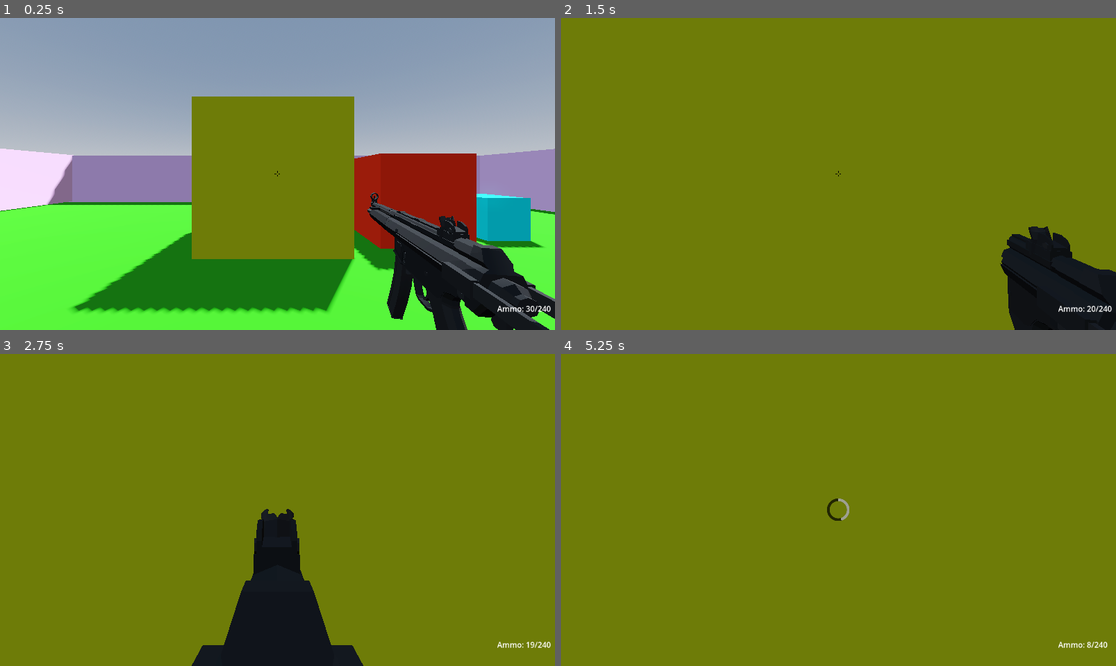
Above: before the commit, frames 1-4 (two rows, left to right).
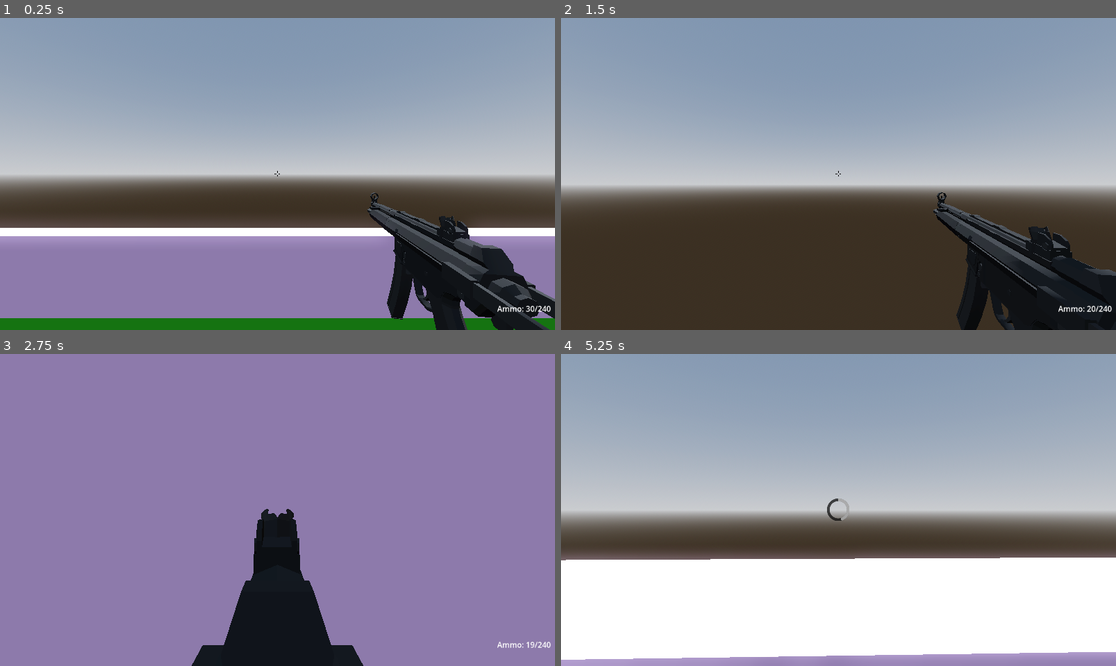
Above: after the commit, the same moments.

Repository: QuentinTes/3DShooter_Godot
Game: Godot game, scene res://world.tscn
Same seed, same stepped clock (60 frames per second), same inputs: the game is played once before the commit and once after it.
Inputs (mouse positions are in pixels of both pictures, inside the frame that each line leads up to):
- Up to frame 1 (0.25 s): no input
- Up to frame 2 (1.5 s): tap Enter at 0.5 s; move the mouse to (866, 174) at 0.52 s; press the mouse at (866, 174) at 0.53 s; hold W (forward) from 0.53 s (still down); tap Space (jump) at 0.77 s; move the mouse to (810, 174) at 1.27 s; release the mouse at (810, 174) at 1.28 s; click (810, 174) at 1.35 s
- Up to frame 3 (2.75 s): keep holding W (forward); tap Space (jump) at 1.52 s; move the mouse to (288, 503) at 2.02 s; hold Right mouse button (right_click) from 2.03 s (still down); click (288, 503) at 2.3 s
- Up to frame 4 (5.25 s): keep holding W (forward); move the mouse to (832, 516) at 2.77 s; release Right mouse button (right_click) at 2.78 s; tap Shift (sprint) at 2.85 s; tap Space (jump) at 3.02, 3.77, 4.52 s; click (832, 516) at 3.05 s; move the mouse to (877, 513) at 3.52 s; press the mouse at (877, 513) at 3.53 s; tap R (reload) at 4.15 s; move the mouse to (794, 506) at 4.27 s; release the mouse at (794, 506) at 4.28 s; click (794, 506) at 4.35 s; move the mouse to (844, 510) at 5.02 s; hold Right mouse button (right_click) from 5.03 s (still down)

The runs differ from the first frame. In frame 1, 55% of the frame differs, in the area x 0-100%, y 25-100%; in frame 2, 95%; in frame 3, 93%; in frame 4, 100%, in the area x 0-100%, y 0-100%.

Commit message:
Feature: Enemies piling on top of each other
Now the enemies climb on top of each other in order to overcome obstacles

Diff:
--- a/Entities/Enemy/enemy.gd
+++ b/Entities/Enemy/enemy.gd
@@ -1,10 +1,15 @@
 extends CharacterBody3D
 
 @export var speed: float
+@export var climb_speed: float = 5
 
 var enemy_pos: Vector3
 var player_pos: Vector3
 var player: Player
+
+@onready var ray: RayCast3D = $RayCast3D
+@onready var ray_cast_3d_2: RayCast3D = $RayCast3D2
+@onready var ray_cast_3d_3: RayCast3D = $RayCast3D3
 
 func _ready() -> void:
 	player = get_tree().get_first_node_in_group("Player")
@@ -25,4 +30,25 @@
 	if !is_on_floor():
 		velocity.y -= 9.81
 
+	look_at(enemy_pos + dir, Vector3.UP)
+
+	ray.force_raycast_update()
+	ray_cast_3d_2.force_raycast_update()
+	ray_cast_3d_3.force_raycast_update()
+
+	if ray.is_colliding():
+		var body: Node3D = ray.get_collider()
+		if body.is_in_group("Enemy"):
+			velocity.y = climb_speed
+
+	if ray_cast_3d_2.is_colliding():
+		var body: Node3D = ray_cast_3d_2.get_collider()
+		if body.is_in_group("Enemy"):
+			velocity.y = climb_speed
+	if ray_cast_3d_3.is_colliding():
+		var body: Node3D = ray_cast_3d_3.get_collider()
+		print(body)
+		if body.is_in_group("Enemy"):
+			velocity.y = climb_speed
+
 	move_and_slide()
--- a/Entities/Enemy/enemy.tscn
+++ b/Entities/Enemy/enemy.tscn
@@ -71,3 +71,19 @@
 libraries = {
 &"": SubResource("AnimationLibrary_eqilm")
 }
+
+[node name="CSGBox3D" type="CSGBox3D" parent="."]
+transform = Transform3D(0.035, 0, 0, 0, 0.035, 0, 0, 0, 0.035, 0, 0.45052946, -0.5885606)
+size = Vector3(1, 1, 8.862915)
+
+[node name="RayCast3D" type="RayCast3D" parent="."]
+transform = Transform3D(1, 0, 0, 0, -4.371139e-08, -1, 0, 1, -4.371139e-08, 0, -0.8084309, 0)
+target_position = Vector3(0, -0.66, 0)
+
+[node name="RayCast3D2" type="RayCast3D" parent="."]
+transform = Transform3D(1, 0, 0, 0, -4.371139e-08, -1, 0, 1, -4.371139e-08, 0, -0.8084309, 0)
+target_position = Vector3(0, -0.66, 0)
+
+[node name="RayCast3D3" type="RayCast3D" parent="."]
+transform = Transform3D(1, 0, 0, 0, -4.371139e-08, -1, 0, 1, -4.371139e-08, 0, -0.8084309, 0)
+target_position = Vector3(0, -0.66, 0)
--- a/Entities/Weapons/gun_script.gd
+++ b/Entities/Weapons/gun_script.gd
@@ -88,8 +88,6 @@
 		weapon_stats.total_ammo = 0
 	ui.update_ammo_label(weapon_stats.current_ammo, weapon_stats.total_ammo)
 	reloading = false
-	print(weapon_start_rotation.z)
-	print(weapon_stats.base_rotation.z)
 
 func _physics_process(_delta: float) -> void:
 	if !reloading:
@@ -109,7 +107,7 @@
 		_camera.fov = lerp(_camera.fov, 75.0, .1)
 
 func fire_raycast() -> void:
-	if weapon_stats.current_ammo > 0:
+	if weapon_stats.current_ammo > 0 && !reloading:
 		shoot_gun()
 		weapon_fired.emit()
 
--- a/world.tscn
+++ b/world.tscn
@@ -7,6 +7,7 @@
 [ext_resource type="Texture2D" uid="uid://rl25e0ve45vi" path="res://ui/Reload/Subtract (1).png" id="3_pkg7o"]
 [ext_resource type="Script" uid="uid://c6i2aoh5xclgg" path="res://spawn_points.gd" id="4_aqk2v"]
 [ext_resource type="Texture2D" uid="uid://dy4hu76uap6o1" path="res://ui/Reload/white.png" id="4_gbfbk"]
+[ext_resource type="PackedScene" uid="uid://c8env8p0ublui" path="res://Entities/Enemy/enemy.tscn" id="8_gbfbk"]
 
 [sub_resource type="ProceduralSkyMaterial" id="ProceduralSkyMaterial_f3sb7"]
 sky_horizon_color = Color(0.66224277, 0.6717428, 0.6867428, 1)
@@ -36,9 +37,6 @@
 
 [sub_resource type="StandardMaterial3D" id="StandardMaterial3D_aqk2v"]
 albedo_color = Color(0.963016, 0.19153264, 7.70092e-07, 1)
-
-[sub_resource type="StandardMaterial3D" id="StandardMaterial3D_036b0"]
-albedo_color = Color(0, 0.9833336, 1, 1)
 
 [sub_resource type="StandardMaterial3D" id="StandardMaterial3D_dwbse"]
 albedo_color = Color(0.9498717, 0.7790154, 1, 1)
@@ -131,16 +129,41 @@
 size = Vector3(3, 3, 3)
 material = SubResource("StandardMaterial3D_tlwt5")
 
+[node name="CSGBox3D3" type="CSGBox3D" parent="Environtment"]
+transform = Transform3D(1, 0, 0, 0, 1, 0, 0, 0, 1, 1, 2, 0.74703455)
+use_collision = true
+size = Vector3(3, 3, 3)
+material = SubResource("StandardMaterial3D_tlwt5")
+
+[node name="CSGBox3D4" type="CSGBox3D" parent="Environtment"]
+transform = Transform3D(1, 0, 0, 0, 1, 0, 0, 0, 1, -6, 2, -5.2529655)
+use_collision = true
+size = Vector3(3, 3, 3)
+material = SubResource("StandardMaterial3D_tlwt5")
+
 [node name="CSGBox3D2" type="CSGBox3D" parent="Environtment"]
-transform = Transform3D(1, 0, 0, 0, 1, 0, 0, 0, 1, 3.2430649, 1.5, -5.2529655)
+transform = Transform3D(1, 0, 0, 0, 1, 0, 0, 0, 1, 5.243065, 1.5, -5.2529655)
 use_collision = true
 size = Vector3(2, 2, 2)
 material = SubResource("StandardMaterial3D_aqk2v")
 
-[node name="CSGBox3D3" type="CSGBox3D" parent="Environtment"]
-transform = Transform3D(1, 0, 0, 0, 1, 0, 0, 0, 1, 5.5, 1, -5.2529655)
-use_collision = true
-material = SubResource("StandardMaterial3D_036b0")
+[node name="CSGBox3D5" type="CSGBox3D" parent="Environtment"]
+transform = Transform3D(1, 0, 0, 0, 1, 0, 0, 0, 1, -6.756935, 1.5, 0.74703455)
+use_collision = true
+size = Vector3(2, 2, 2)
+material = SubResource("StandardMaterial3D_aqk2v")
+
+[node name="CSGBox3D6" type="CSGBox3D" parent="Environtment"]
+transform = Transform3D(1, 0, 0, 0, 1, 0, 0, 0, 1, 8.243065, 1.5, 0.74703455)
+use_collision = true
+size = Vector3(2, 2, 2)
+material = SubResource("StandardMaterial3D_aqk2v")
+
+[node name="CSGBox3D7" type="CSGBox3D" parent="Environtment"]
+transform = Transform3D(1, 0, 0, 0, 1, 0, 0, 0, 1, 9.243065, 1.5, -5.2529655)
+use_collision = true
+size = Vector3(2, 2, 2)
+material = SubResource("StandardMaterial3D_aqk2v")
 
 [node name="Walls" type="Node3D" parent="Environtment"]
 transform = Transform3D(1, 0, 0, 0, 1, 0, 0, 0, 1, 12.435413, 0.49999976, 0.015592337)
@@ -172,8 +195,16 @@
 [node name="AmmoBox" parent="Environtment" instance=ExtResource("3_036b0")]
 transform = Transform3D(1, 0, 0, 0, 1, 0, 0, 0, 1, 1.2712591, 0.59848213, 0)
 
+[node name="CSGBox3D8" type="CSGBox3D" parent="Environtment"]
+transform = Transform3D(1, 0, 0, 0, 1, 0, 0, 0, 1, -3, 1, 0.9608817)
+use_collision = true
+
+[node name="CSGBox3D9" type="CSGBox3D" parent="Environtment"]
+transform = Transform3D(1, 0, 0, 0, 1, 0, 0, 0, 1, -9.861021, 1, -2.8966165)
+use_collision = true
+
 [node name="Player" parent="." instance=ExtResource("1_f3sb7")]
-transform = Transform3D(1, 0, 0, 0, 1, 0, 0, 0, 1, 0, 1.554738, 0)
+transform = Transform3D(1, 0, 0, 0, 1, 0, 0, 0, 1, 0.25332165, 4.554738, -5.0319166)
 
 [node name="Bullets" type="Node3D" parent="."]
 
@@ -195,8 +226,97 @@
 
 [node name="Timer" type="Timer" parent="SpawnPoints"]
 wait_time = 3.0
-autostart = true
 
 [node name="Enemies" type="Node3D" parent="."]
 
+[node name="Enemy" parent="Enemies" instance=ExtResource("8_gbfbk")]
+transform = Transform3D(1, 0, 0, 0, 1, 0, 0, 0, 1, 0, 1.543762, 7.265205)
+
+[node name="Enemy2" parent="Enemies" instance=ExtResource("8_gbfbk")]
+transform = Transform3D(1, 0, 0, 0, 1, 0, 0, 0, 1, 0, 1.543762, 8.959362)
+
+[node name="Enemy3" parent="Enemies" instance=ExtResource("8_gbfbk")]
+transform = Transform3D(1, 0, 0, 0, 1, 0, 0, 0, 1, 0, 1.543762, 10.479838)
+
+[node name="Enemy4" parent="Enemies" instance=ExtResource("8_gbfbk")]
+transform = Transform3D(1, 0, 0, 0, 1, 0, 0, 0, 1, -1.5365906, 1.543762, 7.265205)
+
+[node name="Enemy5" parent="Enemies" instance=ExtResource("8_gbfbk")]
+transform = Transform3D(1, 0, 0, 0, 1, 0, 0, 0, 1, -1.5365906, 1.543762, 8.959362)
+
+[node name="Enemy6" parent="Enemies" instance=ExtResource("8_gbfbk")]
+transform = Transform3D(1, 0, 0, 0, 1, 0, 0, 0, 1, -1.5365906, 1.543762, 10.479838)
+
+[node name="Enemy7" parent="Enemies" instance=ExtResource("8_gbfbk")]
+transform = Transform3D(1, 0, 0, 0, 1, 0, 0, 0, 1, -3.0642796, 1.543762, 7.265205)
+
+[node name="Enemy8" parent="Enemies" instance=ExtResource("8_gbfbk")]
+transform = Transform3D(1, 0, 0, 0, 1, 0, 0, 0, 1, -3.0642796, 1.543762, 8.959362)
+
+[node name="Enemy9" parent="Enemies" instance=ExtResource("8_gbfbk")]
+transform = Transform3D(1, 0, 0, 0, 1, 0, 0, 0, 1, -3.0642796, 1.543762, 10.479838)
+
+[node name="Enemy10" parent="Enemies" instance=ExtResource("8_gbfbk")]
+transform = Transform3D(1, 0, 0, 0, 1, 0, 0, 0, 1, -4.5062265, 1.543762, 7.265205)
+
+[node name="Enemy11" parent="Enemies" instance=ExtResource("8_gbfbk")]
+transform = Transform3D(1, 0, 0, 0, 1, 0, 0, 0, 1, -4.5062265, 1.543762, 8.959362)
+
+[node name="Enemy12" parent="Enemies" instance=ExtResource("8_gbfbk")]
+transform = Transform3D(1, 0, 0, 0, 1, 0, 0, 0, 1, -4.5062265, 1.543762, 10.479838)
+
+[node name="Enemy13" parent="Enemies" instance=ExtResource("8_gbfbk")]
+transform = Transform3D(1, 0, 0, 0, 1, 0, 0, 0, 1, -5.9044976, 1.543762, 7.265205)
+
+[node name="Enemy14" parent="Enemies" instance=ExtResource("8_gbfbk")]
+transform = Transform3D(1, 0, 0, 0, 1, 0, 0, 0, 1, -5.9044976, 1.543762, 8.959362)
+
+[node name="Enemy15" parent="Enemies" instance=ExtResource("8_gbfbk")]
+transform = Transform3D(1, 0, 0, 0, 1, 0, 0, 0, 1, -5.9044976, 1.543762, 10.479838)
+
+[node name="Enemy16" parent="Enemies" instance=ExtResource("8_gbfbk")]
+transform = Transform3D(1, 0, 0, 0, 1, 0, 0, 0, 1, 7.6109066, 1.543762, 7.265205)
+
+[node name="Enemy17" parent="Enemies" instance=ExtResource("8_gbfbk")]
+transform = Transform3D(1, 0, 0, 0, 1, 0, 0, 0, 1, 7.6109066, 1.543762, 8.959362)
+
+[node name="Enemy18" parent="Enemies" instance=ExtResource("8_gbfbk")]
+transform = Transform3D(1, 0, 0, 0, 1, 0, 0, 0, 1, 7.6109066, 1.543762, 10.479838)
+
+[node name="Enemy19" parent="Enemies" instance=ExtResource("8_gbfbk")]
+transform = Transform3D(1, 0, 0, 0, 1, 0, 0, 0, 1, 6.074316, 1.543762, 7.265205)
+
+[node name="Enemy20" parent="Enemies" instance=ExtResource("8_gbfbk")]
+transform = Transform3D(1, 0, 0, 0, 1, 0, 0, 0, 1, 6.074316, 1.543762, 8.959362)
+
+[node name="Enemy21" parent="Enemies" instance=ExtResource("8_gbfbk")]
+transform = Transform3D(1, 0, 0, 0, 1, 0, 0, 0, 1, 6.074316, 1.543762, 10.479838)
+
+[node name="Enemy22" parent="Enemies" instance=ExtResource("8_gbfbk")]
+transform = Transform3D(1, 0, 0, 0, 1, 0, 0, 0, 1, 4.546627, 1.543762, 7.265205)
+
+[node name="Enemy23" parent="Enemies" instance=ExtResource("8_gbfbk")]
+transform = Transform3D(1, 0, 0, 0, 1, 0, 0, 0, 1, 4.546627, 1.543762, 8.959362)
+
+[node name="Enemy24" parent="Enemies" instance=ExtResource("8_gbfbk")]
+transform = Transform3D(1, 0, 0, 0, 1, 0, 0, 0, 1, 4.546627, 1.543762, 10.479838)
+
+[node name="Enemy25" parent="Enemies" instance=ExtResource("8_gbfbk")]
+transform = Transform3D(1, 0, 0, 0, 1, 0, 0, 0, 1, 3.10468, 1.543762, 7.265205)
+
+[node name="Enemy26" parent="Enemies" instance=ExtResource("8_gbfbk")]
+transform = Transform3D(1, 0, 0, 0, 1, 0, 0, 0, 1, 3.10468, 1.543762, 8.959362)
+
+[node name="Enemy27" parent="Enemies" instance=ExtResource("8_gbfbk")]
+transform = Transform3D(1, 0, 0, 0, 1, 0, 0, 0, 1, 3.10468, 1.543762, 10.479838)
+
+[node name="Enemy28" parent="Enemies" instance=ExtResource("8_gbfbk")]
+transform = Transform3D(1, 0, 0, 0, 1, 0, 0, 0, 1, 1.706409, 1.543762, 7.265205)
+
+[node name="Enemy29" parent="Enemies" instance=ExtResource("8_gbfbk")]
+transform = Transform3D(1, 0, 0, 0, 1, 0, 0, 0, 1, 1.706409, 1.543762, 8.959362)
+
+[node name="Enemy30" parent="Enemies" instance=ExtResource("8_gbfbk")]
+transform = Transform3D(1, 0, 0, 0, 1, 0, 0, 0, 1, 1.706409, 1.543762, 10.479838)
+
 [connection signal="value_changed" from="UI/ReloadProgress" to="UI" method="_on_reload_progress_value_changed"]
